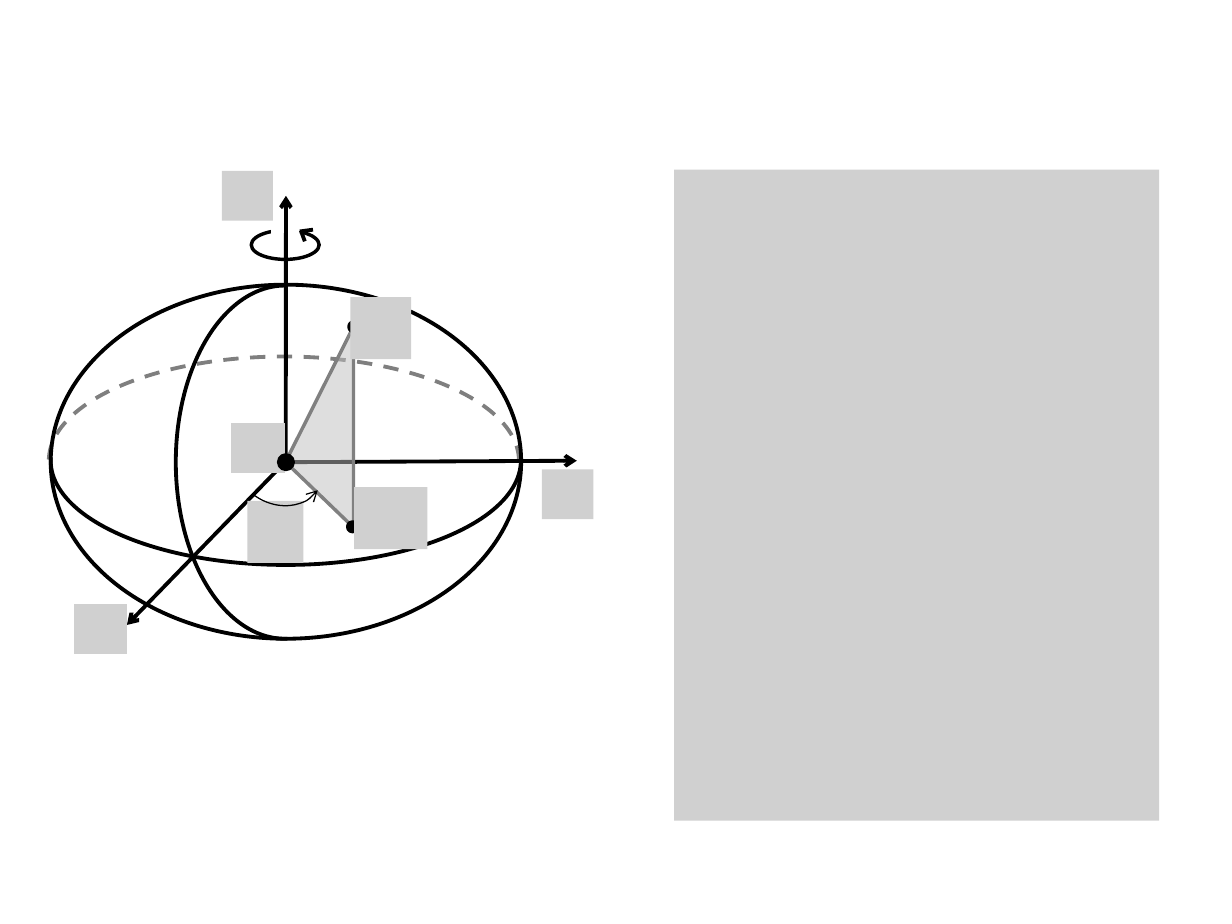
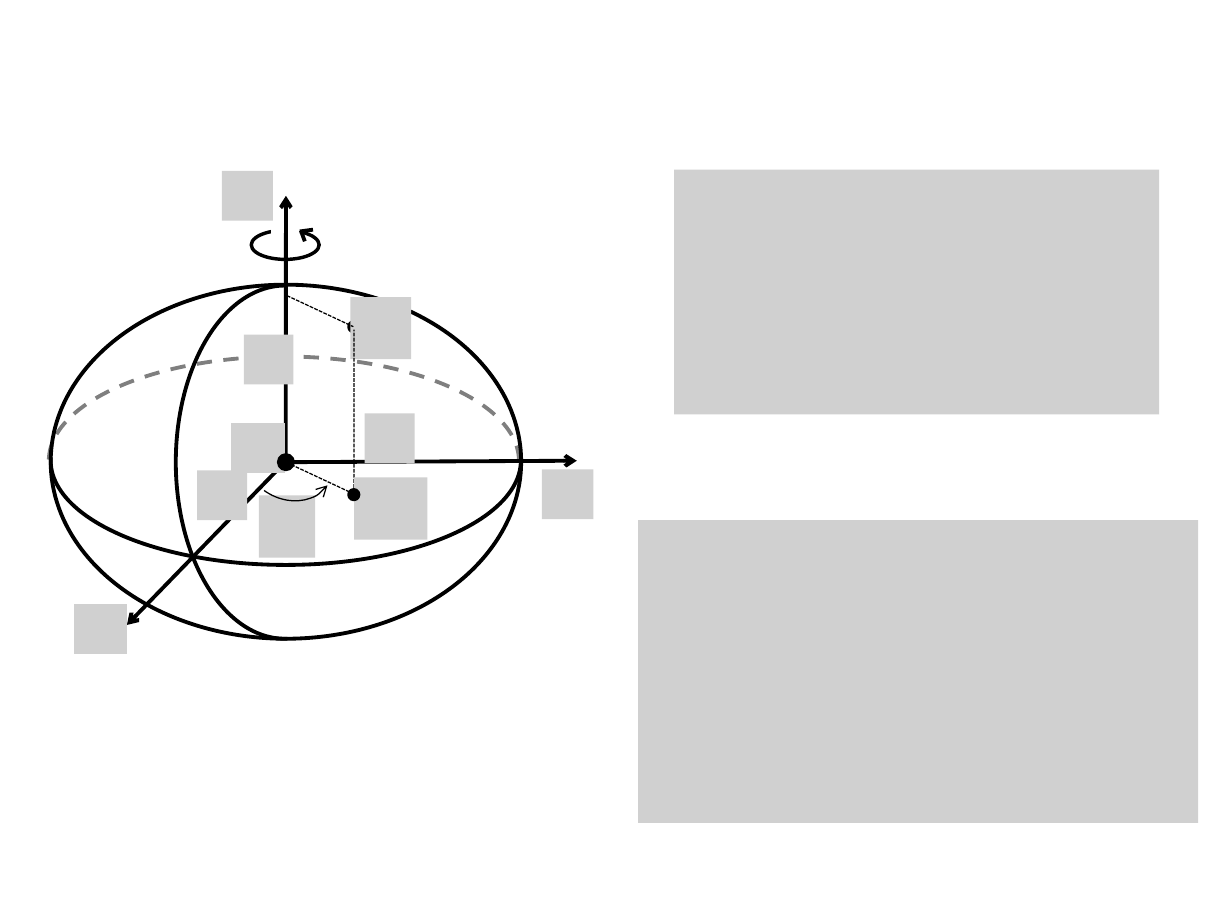
Before and after one commit to pinga-lab/CE-VII-SimBGf-2016, a slide deck: slide 21 of slides/3_sistemas_coordenadas.pptx (slide 12 before the commit). Drawn at 1232x924 pixels with LibreOffice and Linux fonts; fonts in the diff are those of the drawing; grey boxes stand for pictures. Boxes give left, top, right and bottom in pixels: in the first picture for what was removed or moved away, otherwise in the second. Text is boxed around its words. In the diff, an @@ line names an element or a change of style, - is before the commit and + after.

```diff
--- a/slides/3_sistemas_coordenadas.pptx
+++ b/slides/3_sistemas_coordenadas.pptx
@@ picture removed at <box>674,170,1159,821</box> @@
@@ picture added at <box>674,170,1159,415</box> @@
@@ line added from (287, 296) to (354, 326), #000000 0.75 pt dashed @@
@@ freeform shape removed at <box>286,326,354,527</box> @@
@@ picture added at <box>244,335,293,384</box> @@
@@ line added from (354, 493) to (354, 330), #000000 0.75 pt dashed @@
@@ arc (boxed as its full ellipse): place and size @@
-arc (boxed as its full ellipse) at <box>215,401,343,525</box>
+arc (boxed as its full ellipse) at <box>224,396,351,520</box>
@@ picture added at <box>365,414,415,463</box> @@
@@ picture added at <box>197,471,248,520</box> @@
@@ line added from (287, 462) to (354, 494), #000000 0.75 pt dashed @@
@@ picture: place and size @@
-picture at <box>354,487,428,548</box>
+picture at <box>354,478,428,540</box>
@@ picture: place and size @@
-picture at <box>248,500,304,562</box>
+picture at <box>259,495,315,557</box>
@@ ellipse: place and size @@
-ellipse at <box>347,522,357,532</box>
+ellipse at <box>349,490,359,500</box>
@@ picture added at <box>638,520,1199,823</box> @@
```
Also in this commit, not shown: 7 other slides changed, 15 slides added, 6 slides removed.
